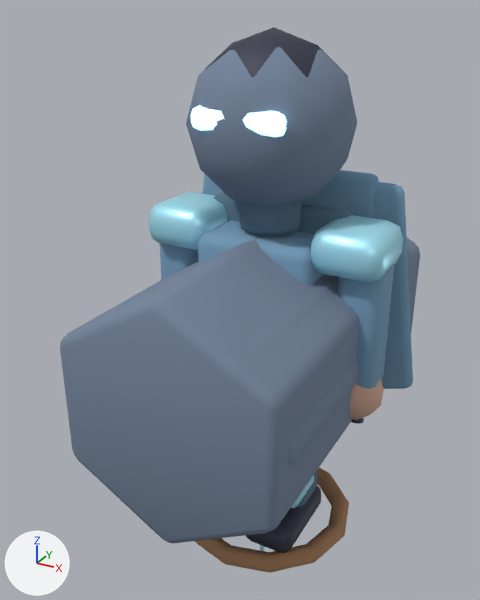
An edit to the Blender file assets-source/blender/characters/marksman.blend, drawn before and after from the same camera.
Before and after are seen from a 50 mm lens placed at (1.05, -2.14, 2.05), pointed at (-0.13, 0.0, 0.98). The axes (+X, +Y, +Z) are drawn at lower left. The lights are the same throughout. The older version comes first.

The first picture shows 'LOD1_PROXY_body', 'LOD2_PROXY_body', 'LOD2_PROXY_head', 'arm.R', 'cape', 'capePanel', 'crest.mask', 'neckGuard', 'shoulder.L', 'shoulder.R', 'torso', 'weapon.bow' and 8 more.
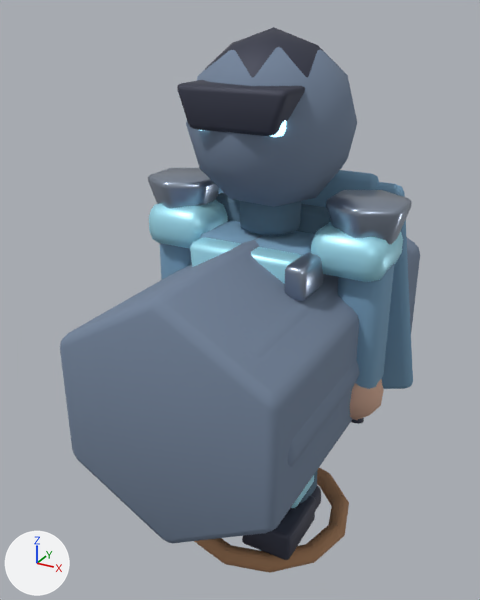
Location of each change, [x1, y1, x2, y2] in pixels of the pictures (480 x 600 px):
'helmetBrow', added: after [177, 80, 305, 136]
'shoulderCap.1', added: after [326, 190, 412, 244]
'shoulderCap.-1', added: after [148, 168, 220, 208]
'bootToe.R', added: after [242, 495, 315, 560]
'torsoShell', added (cyan): after [190, 237, 301, 284]
'rangedSight', added: after [284, 253, 323, 301]
'boot.R', unchanged, covered by the edit: before [246, 486, 321, 553]; after [311, 486, 321, 511]
'crest.lens', unchanged, covered by the edit: before [191, 105, 287, 137]; after [200, 120, 286, 137]

What changed in the scene script:
```text
Add me_boottoe_rmesh_014:
    me_boottoe_rmesh_014.from_pydata([(-0.08, 0.16, -0.14), (0.12, 0.16, -0.14), (0.12, 0.03, -0.14), (-0.1, 0.03, -0.14), (-0.08, 0.16, 0.14), (0.12, 0.16, 0.14), (0.12, 0.03, 0.14), (-0.1, 0.03, 0.14)], [], [(3, 2, 1, 0), (4, 5, 6, 7), (0, 1, 5, 4), (1, 2, 6, 5), (2, 3, 7, 6), (3, 0, 4, 7)])
    me_boottoe_rmesh_014.polygons.foreach_set('use_smooth', [True] * 6)
    me_boottoe_rmesh_014.materials.append(mat_mat_marksman_dark)  # greyish blue #3c3f50
Add me_helmetbrowmesh_014:
    me_helmetbrowmesh_014.from_pydata([(-0.2, 1.83, -0.11), (0.2, 1.83, -0.11), (0.15, 1.69, -0.11), (-0.15, 1.69, -0.11), (-0.2, 1.83, 0.11), (0.2, 1.83, 0.11), (0.15, 1.69, 0.11), (-0.15, 1.69, 0.11)], [], [(3, 2, 1, 0), (4, 5, 6, 7), (0, 1, 5, 4), (1, 2, 6, 5), (2, 3, 7, 6), (3, 0, 4, 7)])
    me_helmetbrowmesh_014.polygons.foreach_set('use_smooth', [True] * 6)
    me_helmetbrowmesh_014.materials.append(mat_mat_marksman_dark)  # greyish blue #3c3f50
Add me_torsoshellmesh_013:
    me_torsoshellmesh_013.from_pydata([(-0.212, 1.28, -0.055), (0.212, 1.28, -0.055), (0.175, 0.86, -0.055), (0.0, 0.78, -0.055), (-0.175, 0.86, -0.055), (-0.212, 1.28, 0.055), (0.212, 1.28, 0.055), (0.175, 0.86, 0.055), (0.0, 0.78, 0.055), (-0.175, 0.86, 0.055)], [], [(4, 3, 2, 1, 0), (5, 6, 7, 8, 9), (0, 1, 6, 5), (1, 2, 7, 6), (2, 3, 8, 7), (3, 4, 9, 8), (4, 0, 5, 9)])
    me_torsoshellmesh_013.polygons.foreach_set('use_smooth', [True] * 7)
    me_torsoshellmesh_013.materials.append(mat_mat_marksman_accent)  # cyan #adedff
Add ob_rangedsight:
    ob_rangedsight = bpy.data.objects.new('rangedSight', me_cube_326)  # a box spanning x -0.04..0.04, y -0.06..0.06, z -0.09..0.09; in mat_mat_marksman_metal (grey #9eaabc); modifiers BEVEL
    ob_rangedsight.location = (0.23, -0.2, 1.22)
    ob_rangedsight.rotation_euler = (1.571, 0.0, 0.0)  # degrees (90, 0, 0)
Add ob_shouldercap_1:
    ob_shouldercap_1 = bpy.data.objects.new('shoulderCap.1', me_cone_032)  # a 6-sided cut cone along z (radius 0.161 at the low end, 0.1 at the high end) spanning x -0.139..0.139, y -0.16..0.16, z -0.09..0.09; in mat_mat_marksman_metal (grey #9eaabc); modifiers BEVEL
    ob_shouldercap_1.location = (0.37, 0.0, 1.37)
    ob_shouldercap_1.rotation_euler = (3.142, 0.0, 0.0)  # degrees (180, 0, 0)
Add ob_shouldercap__1:
    ob_shouldercap__1 = bpy.data.objects.new('shoulderCap.-1', me_cone_032.copy())  # modifiers BEVEL
    ob_shouldercap__1.location = (-0.37, 0.0, 1.37)
    ob_shouldercap__1.rotation_euler = (3.142, 0.0, 0.0)  # degrees (180, 0, 0)
Add ob_boottoe_r:
    ob_boottoe_r = bpy.data.objects.new('bootToe.R', me_boottoe_rmesh_014)  # modifiers BEVEL
    ob_boottoe_r.location = (0.13, -0.15, 0.0)
    ob_boottoe_r.rotation_euler = (1.571, 0.0, 0.0)  # degrees (90, 0, 0)
Add ob_helmetbrow:
    ob_helmetbrow = bpy.data.objects.new('helmetBrow', me_helmetbrowmesh_014)  # modifiers BEVEL
    ob_helmetbrow.location = (0.0, -0.2, 0.0)
    ob_helmetbrow.rotation_euler = (1.571, 0.0, 0.0)  # degrees (90, 0, 0)
Add ob_torsoshell:
    ob_torsoshell = bpy.data.objects.new('torsoShell', me_torsoshellmesh_013)  # modifiers BEVEL
    ob_torsoshell.location = (0.0, -0.19, 0.0)
    ob_torsoshell.rotation_euler = (1.571, 0.0, 0.0)  # degrees (90, 0, 0)
```
